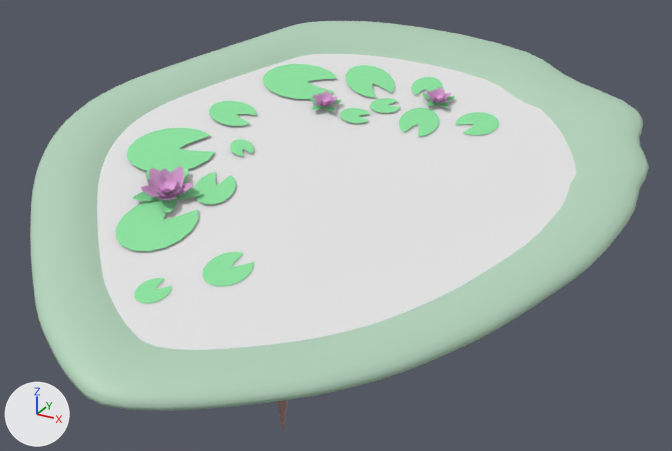
The FBX model Floating Island 2/Assets/Assets/Base models/Island 2.fbx, before and after one commit.
Rendered twice from a camera (50 mm lens) standing at (0.03, -4.48, 2.17) and looking at (-1.21, -2.21, 1.04). The axes (+X, +Y, +Z) are drawn at lower left. The lights are the same throughout. Where no turn or scale is listed for an object, it has been applied to the vertices.

The scene before the commit, as lines of its bpy script (objects in view):
```python
me_circle_001 = bpy.data.meshes.new('Circle.001')
me_circle_001.from_pydata(...)  # 658 vertices, 616 faces; spans x -1.797..-0.868, y -2.893..-1.659, z 1.046..1.409
me_circle_001.materials.append(mat_lillypad)  # green #8de7a2
me_plane_007 = bpy.data.meshes.new('Plane.007')
me_plane_007.from_pydata(...)  # 3780 vertices, 2880 faces; spans x -1.671..-1.034, y -2.623..-1.72, z 1.167..1.371
# faces by material slot: [720, 2160]
me_plane_007.materials.append(mat_lilly_flower_leaves)  # green #8de7a2
me_plane_007.materials.append(mat_lilly_flower)  # pink #e7ade2
me_plane_009 = bpy.data.meshes.new('Plane.009')
me_plane_009.from_pydata(...)  # 5153 vertices, 4738 faces; spans x -2.05..-0.4, y -3.16..-1.36, z 0.4..1.5
# faces by material slot: [1242, 3496]
me_plane_009.materials.append(mat_island_2_grass)  # light grey #b3d3bb
me_plane_009.materials.append(mat_ilsand_2_stone)  # brown #ae8b87
me_plane_010 = bpy.data.meshes.new('Plane.010')
me_plane_010.from_pydata(...)  # 4225 vertices, 4096 faces; spans x -1.975..-0.54, y -2.985..-1.528, z 0.976..1.46
me_plane_010.materials.append(mat_water_2)  # white #e7e7e7
ob_circle_076 = bpy.data.objects.new('Circle.076', me_circle_001)
ob_circle_076.location = (0.0, 0.0, 0.0)
ob_plane_007 = bpy.data.objects.new('Plane.007', me_plane_007)
ob_plane_007.location = (0.0, 0.0, 0.0)
ob_plane_009 = bpy.data.objects.new('Plane.009', me_plane_010)
ob_plane_009.location = (0.0, 0.0, 0.0)
ob_plane_011 = bpy.data.objects.new('Plane.011', me_plane_009)
ob_plane_011.location = (0.0, 0.0, 0.0)
```
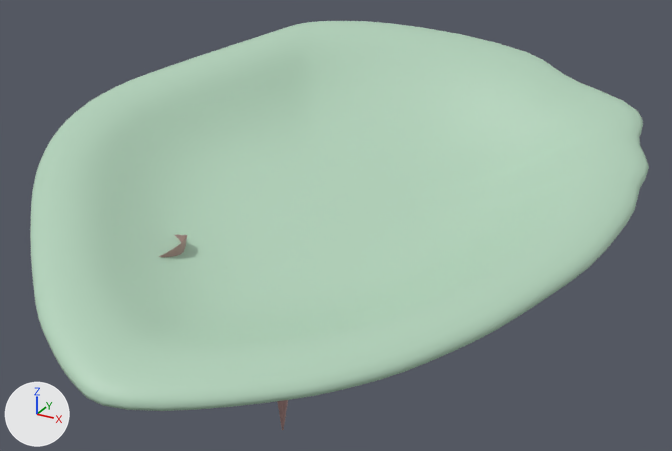
What differs and where, as boxes [x1, y1, x2, y2] in the pictures (672 x 451 px):
'Plane.009', deleted: before [97, 54, 577, 350]
'Circle.076', deleted (green): before [116, 64, 499, 304]
'Plane.007', deleted (pink): before [133, 87, 455, 213]
    faces in mat_lilly_flower (pink #e7ade2): [141, 87, 451, 201]
    faces in mat_lilly_flower_leaves (green #8de7a2): [133, 93, 455, 213]

Diff of the bpy script that builds the scene:
```diff
--- a/Floating Island 2/Assets/Assets/Base models/Island 2.fbx.py
+++ b/Floating Island 2/Assets/Assets/Base models/Island 2.fbx.py
@@ ob_plane_007 @@
-ob_plane_007 = bpy.data.objects.new('Plane.007', me_plane_007)
-ob_plane_007.location = (0.0, 0.0, 0.0)
@@ ob_plane_009 @@
-ob_plane_009 = bpy.data.objects.new('Plane.009', me_plane_010)
-ob_plane_009.location = (0.0, 0.0, 0.0)
@@ ob_circle_076 @@
-ob_circle_076 = bpy.data.objects.new('Circle.076', me_circle_001)
-ob_circle_076.location = (0.0, 0.0, 0.0)
```
